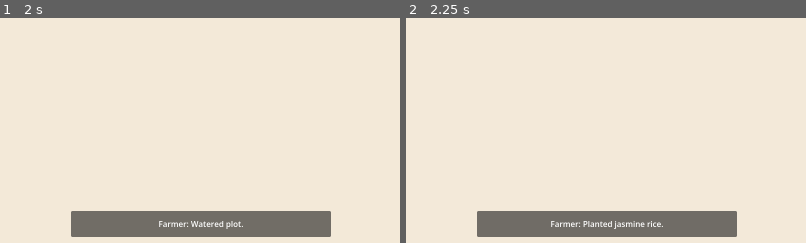
Above: before the commit, frames 1-2 (left to right).
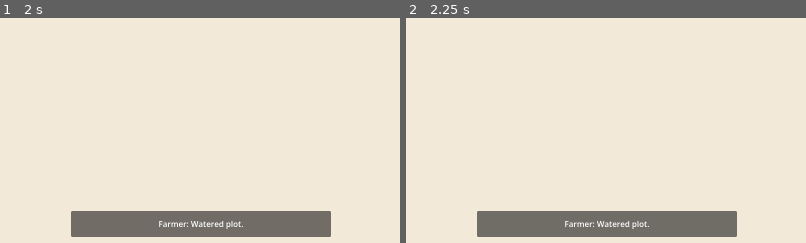
Above: after the commit, the same moments.

Repository: GRITui/slowlife-simulator
Game: Godot game, scene res://scenes/core/Main.tscn
The game is run twice, just before and just after one commit, with the same random seed, the same clock (stepped at 60 frames per second) and the same inputs.
Inputs (mouse positions are % of the whole screen's width and height, from its top left):
- Up to frame 1 (2 s): tap E (interact) at 0.5 s; move the mouse to (72, 45) at 0.52 s; hold Right (move_right) 0.53-1.25 s; hold E (interact) 0.53-1.25 s; click (72, 45) at 0.67 s; drag from (30, 55) to (79, 10) at 1.27 s
- Up to frame 2 (2.25 s): tap E (interact) at 2 s; move the mouse to (60, 28) at 2.02 s; hold Right (move_right) from 2.03 s (still down); hold E (interact) from 2.03 s (still down); click (60, 28) at 2.17 s
The pictures show only the part of the screen within x 25-75%, y 50-100%; the shares and areas given below are measured in that part.

Frame 1 is identical in both runs. In frame 2, 0.5% of the frame differs, in the area x 36-65%, y 90-94%.

Commit message:
feat(TASK-036): virtual joystick + tap-to-interact (ENGINE-012 completion)
- VirtualJoystick.gd: 132x132 zone, deadzone, analog strength -> move_* (Player.gd untouched), cleanup on exit
- InteractTap.gd: tap -> InputEventAction('interact') via parse_input_event (NPC/sluice/market contracts untouched)
- HUD.tscn: mobile-only affordance nodes (bottom-left/right, 44pt+); stub removed from HUD.gd
- tests/ui/test_joystick.gd: 10 checks incl. input-state simulation
- Gates: joystick 10/10

Diff:
--- a/scenes/ui/HUD.gd
+++ b/scenes/ui/HUD.gd
@@ -120,6 +120,13 @@
 	var s: float = mobile_scale if is_mobile else pc_scale
 	if has_node("Margin"):
 		$Margin.scale = Vector2(s, s)
+	# TASK-036: touch affordances are mobile-only.
+	var joy: Control = get_node_or_null("VirtualJoystick") as Control
+	var tap: Control = get_node_or_null("InteractTap") as Control
+	if joy:
+		joy.visible = is_mobile
+	if tap:
+		tap.visible = is_mobile
 
 func _on_stamina_changed(cur: float, max_v: float) -> void:
 	_max_stamina = max_v
@@ -198,29 +205,5 @@
 		var tex: Texture2D = slots[idx].texture
 		slots[idx].tooltip_text = "%s x%d" % [item_id, qty]
 		idx += 1
-# ENGINE-012 Mobile touch — virtual joystick stub, feeds move_* actions
-var _touch_origin: Vector2 = Vector2.ZERO
-var _touch_active: bool = false
-
-func _input(event: InputEvent) -> void:
-	if event is InputEventScreenTouch:
-		_touch_active = event.pressed
-		_touch_origin = event.position
-	elif event is InputEventScreenDrag and _touch_active:
-		var delta: Vector2 = event.position - _touch_origin
-		if delta.x > 10:
-			Input.action_press("move_right")
-		else:
-			Input.action_release("move_right")
-		if delta.x < -10:
-			Input.action_press("move_left")
-		else:
-			Input.action_release("move_left")
-		if delta.y > 10:
-			Input.action_press("move_down")
-		else:
-			Input.action_release("move_down")
-		if delta.y < -10:
-			Input.action_press("move_up")
-		else:
-			Input.action_release("move_up")
+# ENGINE-012/TASK-036: virtual joystick + tap-to-interact replaced this stub.
+# Logic lives in scenes/ui/VirtualJoystick.gd + InteractTap.gd (children of HUD).
--- a/scenes/ui/HUD.tscn
+++ b/scenes/ui/HUD.tscn
@@ -1,6 +1,8 @@
-[gd_scene load_steps=7 format=3 uid="uid://hud000001"]
+[gd_scene load_steps=9 format=3 uid="uid://hud000001"]
 
 [ext_resource type="Script" path="res://scenes/ui/HUD.gd" id="1_hud"]
+[ext_resource type="Script" path="res://scenes/ui/VirtualJoystick.gd" id="7_joy"]
+[ext_resource type="Script" path="res://scenes/ui/InteractTap.gd" id="8_tap"]
 [ext_resource type="Texture2D" path="res://assets/ui/energy_bar.png" id="2_energy"]
 [ext_resource type="Texture2D" path="res://assets/ui/harmony_bar.png" id="3_harmony"]
 [ext_resource type="Texture2D" path="res://assets/ui/season_display.png" id="4_season"]
@@ -195,3 +197,30 @@
 text = "Press [E] to interact"
 theme_override_colors/font_color = Color(0.54901963, 0.43137255, 0.3882353, 1)
 theme_override_font_sizes/font_size = 13
+
+[node name="VirtualJoystick" type="Control" parent="."]
+visible = false
+anchors_preset = 2
+anchor_top = 1.0
+anchor_bottom = 1.0
+offset_left = 24.0
+offset_top = -156.0
+offset_right = 156.0
+offset_bottom = -24.0
+grow_vertical = 0
+script = ExtResource("7_joy")
+
+[node name="InteractTap" type="Control" parent="."]
+visible = false
+anchors_preset = 3
+anchor_left = 1.0
+anchor_top = 1.0
+anchor_right = 1.0
+anchor_bottom = 1.0
+offset_left = -112.0
+offset_top = -112.0
+offset_right = -24.0
+offset_bottom = -24.0
+grow_horizontal = 0
+grow_vertical = 0
+script = ExtResource("8_tap")
--- /dev/null
+++ b/scenes/ui/InteractTap.gd
@@ -0,0 +1,19 @@
+extends Control
+## TASK-036 — tap-to-interact zone (mobile). Converts a tap into the
+## existing "interact" action event so MonkNPC/VillagerNPC/SluiceGate/
+## MarketStall contracts work untouched.
+
+func _ready() -> void:
+	custom_minimum_size = Vector2(88, 88)
+	mouse_filter = Control.MOUSE_FILTER_STOP
+
+func _gui_input(event: InputEvent) -> void:
+	if event is InputEventScreenTouch and event.pressed:
+		_emit_interact()
+		accept_event()
+
+func _emit_interact() -> void:
+	var press: InputEventAction = InputEventAction.new()
+	press.action = "interact"
+	press.pressed = true
+	Input.parse_input_event(press)
--- /dev/null
+++ b/scenes/ui/VirtualJoystick.gd
@@ -0,0 +1,63 @@
+extends Control
+## TASK-036 — on-screen virtual joystick (mobile). Feeds the existing
+## move_* input actions with analog strength so Player.gd needs no changes.
+## 44pt+ hit area; all actions released on exit (event-cleanup rule).
+
+@export var radius: float = 56.0
+@export var deadzone: float = 10.0
+
+var _active: bool = false
+var _origin: Vector2 = Vector2.ZERO
+var _vector: Vector2 = Vector2.ZERO
+
+func _ready() -> void:
+	custom_minimum_size = Vector2(132, 132)
+	mouse_filter = Control.MOUSE_FILTER_STOP
+
+func _draw() -> void:
+	var center: Vector2 = size / 2.0
+	draw_circle(center, radius, Color(1, 1, 1, 0.15))
+	draw_circle(center + _vector * 0.5, 24.0, Color(1, 1, 1, 0.4))
+
+func _gui_input(event: InputEvent) -> void:
+	if event is InputEventScreenTouch:
+		if event.pressed:
+			_active = true
+			_origin = event.position
+		else:
+			_release()
+		queue_redraw()
+		accept_event()
+	elif event is InputEventScreenDrag and _active:
+		_apply(event.position - _origin)
+		accept_event()
+
+func _apply(delta: Vector2) -> void:
+	_vector = delta.limit_length(radius)
+	if _vector.length() < deadzone:
+		_vector = Vector2.ZERO
+	var norm: Vector2 = _vector / radius
+	_feed("move_right", norm.x)
+	_feed("move_left", -norm.x)
+	_feed("move_down", norm.y)
+	_feed("move_up", -norm.y)
+	queue_redraw()
+
+func _feed(action: String, value: float) -> void:
+	if value > 0.4:
+		Input.action_press(action, clampf(value, 0.0, 1.0))
+	else:
+		Input.action_release(action)
+
+func _release() -> void:
+	_active = false
+	_vector = Vector2.ZERO
+	for action_name in ["move_left", "move_right", "move_up", "move_down"]:
+		Input.action_release(action_name)
+
+func _exit_tree() -> void:
+	_release()
+
+func _notification(what: int) -> void:
+	if what == NOTIFICATION_RESIZED:
+		queue_redraw()
--- /dev/null
+++ b/tests/ui/test_joystick.gd
@@ -0,0 +1,53 @@
+extends SceneTree
+# TASK-036 joystick gate — structural + input-state simulation (headless-safe).
+
+var _passed: int = 0
+var _failed: int = 0
+
+func _check(cond: bool, label: String) -> void:
+	if cond:
+		_passed += 1
+		print("  PASS  joystick :: %s" % label)
+	else:
+		_failed += 1
+		print("  FAIL  joystick :: %s" % label)
+
+func _initialize() -> void:
+	var main: Node = (load("res://scenes/core/Main.tscn") as PackedScene).instantiate()
+	root.add_child(main)
+	await process_frame
+	await process_frame
+	var hud: Node = main.get_node_or_null("HUD")
+	var joy: Control = hud.get_node_or_null("VirtualJoystick") if hud else null
+	var tap: Control = hud.get_node_or_null("InteractTap") if hud else null
+	_check(joy != null, "HUD has VirtualJoystick")
+	_check(tap != null, "HUD has InteractTap")
+	_check(joy != null and joy.custom_minimum_size.y >= 44.0, "joystick >= 44pt")
+	_check(tap != null and tap.custom_minimum_size.y >= 44.0, "tap >= 44pt")
+	# Simulate drag left: strength feeding must press move_left only.
+	if joy != null and joy.has_method("_apply"):
+		joy._apply(Vector2(-50, 0))
+		_check(Input.get_action_strength("move_left") > 0.0, "drag left feeds move_left")
+		_check(is_equal_approx(Input.get_action_strength("move_right"), 0.0), "drag left releases move_right")
+		joy._apply(Vector2(0, -60))
+		_check(Input.get_action_strength("move_up") > 0.0, "drag up feeds move_up")
+		if joy.has_method("_release"):
+			joy._release()
+		_check(is_equal_approx(Input.get_action_strength("move_up"), 0.0), "release clears move_up")
+		_check(is_equal_approx(Input.get_action_strength("move_left"), 0.0), "release clears move_left")
+	# Tap-to-interact: emitted action event must set interact state.
+	if tap != null and tap.has_method("_emit_interact"):
+		tap._emit_interact()
+		await process_frame
+		_check(Input.is_action_pressed("interact"), "tap emits interact action")
+		var rel: InputEventAction = InputEventAction.new()
+		rel.action = "interact"
+		rel.pressed = false
+		Input.parse_input_event(rel)
+		await process_frame
+	main.queue_free()
+	print("\n=== JOYSTICK TESTS: %d passed, %d failed ===" % [_passed, _failed])
+	if _failed > 0:
+		push_error("JOYSTICK GATE FAILED: %d failing checks" % _failed)
+	await process_frame
+	quit(1 if _failed > 0 else 0)
